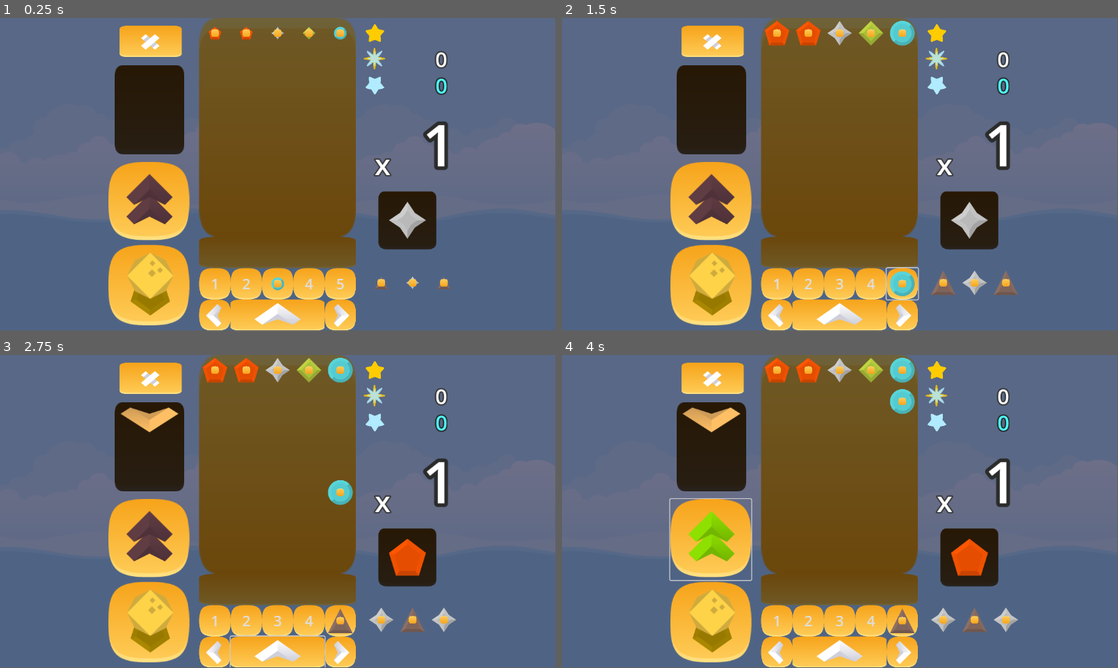
Above: before the commit, frames 1-4 (two rows, left to right).
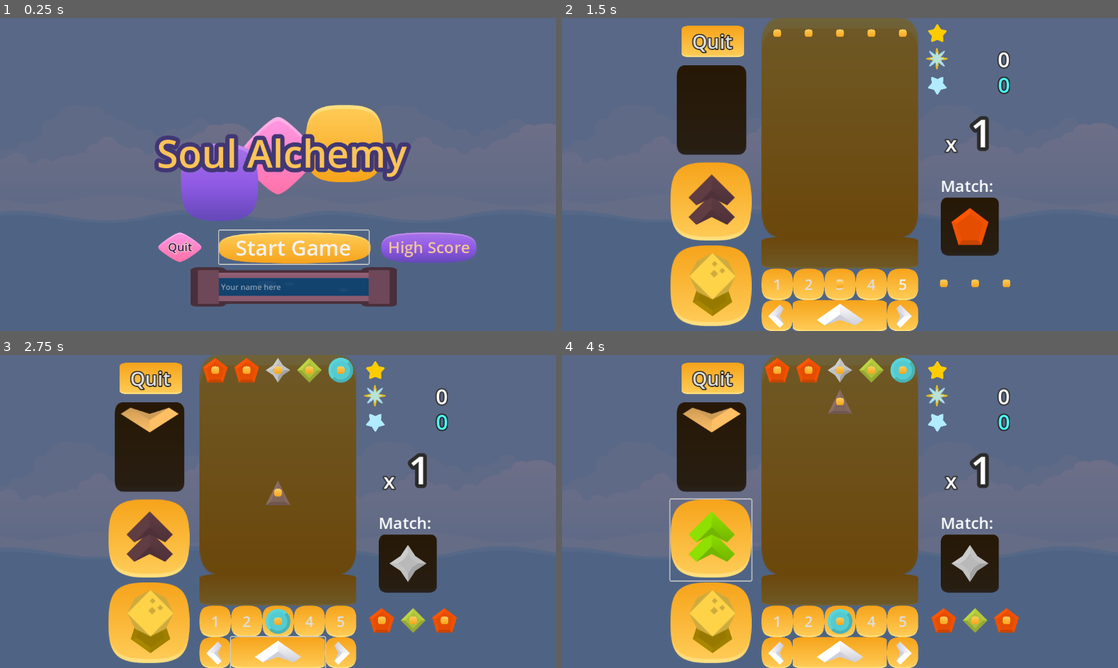
Above: after the commit, the same moments.

Repository: jefbt/SoulAlchemy
Game: Godot game, scene res://scenes/main_menu.tscn
Same seed, same stepped clock (60 frames per second), same inputs: the game is played once before the commit and once after it. Before the commit the project starts from res://scenes/game.tscn.
Inputs (mouse positions are in pixels of both pictures, inside the frame that each line leads up to):
- Up to frame 1 (0.25 s): no input
- Up to frame 2 (1.5 s): click (990, 246) at 0.5 s, where only the run after the commit has a clickable "High Score"; click (901, 296) at 1.25 s, where only the run after the commit has a clickable "Play Again"
- Up to frame 3 (2.75 s): click (278, 652) at 2 s
- Up to frame 4 (4 s): click (840, 652) at 2.75 s; click (712, 539) at 3.5 s
In our replay, the window is 799x449 before the commit and 800x450 after it. These sizes can differ from the game's own. Grey fills any space a smaller window leaves; there, only what the larger window draws over its background counts as a difference.

The runs differ from the first frame. In frame 1, 47% of the frame differs, in the area x 19-100%, y 0-100%; in frame 2, 6.0%; in frame 3, 6.0%; in frame 4, 6.1%.

Commit message:
beautify game screen

Diff:
--- a/project.godot
+++ b/project.godot
@@ -11,7 +11,7 @@
 [application]
 
 config/name="Soul Alchemy"
-run/main_scene="res://scenes/game.tscn"
+run/main_scene="res://scenes/main_menu.tscn"
 config/features=PackedStringArray("4.2", "GL Compatibility")
 config/icon="res://icon.svg"
 
@@ -19,6 +19,10 @@
 
 Globals="*res://scripts/globals.gd"
 Save="*res://scripts/save.gd"
+
+[display]
+
+window/stretch/mode="viewport"
 
 [filesystem]
 
--- a/scenes/game.tscn
+++ b/scenes/game.tscn
@@ -34,12 +34,12 @@
 outline_color = Color(0.133196, 0.133196, 0.133196, 1)
 
 [sub_resource type="LabelSettings" id="LabelSettings_m8qh1"]
-font_size = 120
+font_size = 80
 outline_size = 30
 outline_color = Color(0.169245, 0.169245, 0.169245, 1)
 
 [sub_resource type="LabelSettings" id="LabelSettings_bl4g0"]
-font_size = 60
+font_size = 44
 outline_size = 10
 outline_color = Color(0.190762, 0.190762, 0.190762, 1)
 
@@ -78,7 +78,7 @@
 [node name="SoulObjects" type="Node" parent="GameManager"]
 
 [node name="Target" type="Node2D" parent="GameManager"]
-position = Vector2(269.314, 95.6137)
+position = Vector2(269.314, 107.519)
 
 [node name="BGSprite" type="Sprite2D" parent="GameManager/Target"]
 modulate = Color(0.15645, 0.147, 0.21, 1)
@@ -187,6 +187,10 @@
 offset_top = -307.898
 offset_right = -231.247
 offset_bottom = -242.898
+theme_override_colors/font_outline_color = Color(0.0846899, 0.0846899, 0.0846899, 1)
+theme_override_constants/outline_size = 8
+theme_override_font_sizes/font_size = 40
+text = "Quit"
 flat = true
 icon_alignment = 1
 
@@ -247,6 +251,13 @@
 text = "5"
 flat = true
 icon_alignment = 1
+
+[node name="Label" type="Label" parent="GameManager/UI/UIPosition"]
+offset_left = 176.493
+offset_right = 284.493
+offset_bottom = 46.0
+theme_override_font_sizes/font_size = 33
+text = "Match:"
 
 [node name="AutoLaunchOn" type="Node2D" parent="GameManager/UI"]
 z_index = -8
@@ -612,9 +623,9 @@
 [node name="ScoreShadows" type="Label" parent="GameManager/UI/Score"]
 clip_contents = true
 custom_minimum_size = Vector2(168, 0)
-offset_top = 108.681
+offset_top = 106.975
 offset_right = 168.0
-offset_bottom = 169.681
+offset_bottom = 167.975
 theme_override_font_sizes/font_size = 60
 text = "0"
 label_settings = SubResource("LabelSettings_eycg6")
@@ -624,11 +635,10 @@
 
 [node name="Multiplier" type="Label" parent="GameManager/UI/Score"]
 clip_contents = true
-custom_minimum_size = Vector2(168, 0)
-offset_left = 16.6489
-offset_top = 178.681
-offset_right = 184.649
-offset_bottom = 343.681
+offset_left = -34.9417
+offset_top = 181.587
+offset_right = 133.058
+offset_bottom = 291.587
 theme_override_font_sizes/font_size = 60
 text = "1"
 label_settings = SubResource("LabelSettings_m8qh1")
@@ -637,7 +647,7 @@
 metadata/_edit_use_anchors_ = true
 
 [node name="MultiTimer" type="Node2D" parent="GameManager/UI/Score/Multiplier"]
-position = Vector2(57.205, 153.404)
+position = Vector2(89.6882, 108)
 
 [node name="Length" type="Node2D" parent="GameManager/UI/Score/Multiplier/MultiTimer"]
 
@@ -648,10 +658,10 @@
 texture = ExtResource("14_3k7yq")
 
 [node name="MultiX" type="Label" parent="GameManager/UI/Score"]
-offset_left = 16.6489
-offset_top = 178.681
-offset_right = 184.649
-offset_bottom = 343.681
+offset_left = 33.5154
+offset_top = 181.587
+offset_right = 201.515
+offset_bottom = 289.587
 theme_override_font_sizes/font_size = 60
 text = "x"
 label_settings = SubResource("LabelSettings_bl4g0")
@@ -705,6 +715,7 @@
 [node name="Icons" type="Node" parent="GameManager/UI"]
 
 [node name="GiveUpIcon" type="Sprite2D" parent="GameManager/UI/Icons"]
+visible = false
 z_index = -9
 position = Vector2(-264.238, -274.388)
 scale = Vector2(0.599999, 0.5)
--- a/scenes/high_score.tscn
+++ b/scenes/high_score.tscn
@@ -6,6 +6,10 @@
 [ext_resource type="Texture2D" uid="uid://c7ivf8wxpxr4b" path="res://assets/art/yellow_body_squircle.png" id="4_hshew"]
 [ext_resource type="Texture2D" uid="uid://bmeq7ox550f1q" path="res://assets/art/pink_body_rhombus.png" id="5_ys3xn"]
 [ext_resource type="Texture2D" uid="uid://bgws787suyx8s" path="res://assets/art/tileGrey_02.png" id="6_t127a"]
+[ext_resource type="Texture2D" uid="uid://bqhiq8p2o2lho" path="res://assets/art/particleYellow_6.png" id="7_6eij7"]
+[ext_resource type="Texture2D" uid="uid://6y7mu3vjeohj" path="res://assets/art/particleBlue_6.png" id="8_bfhtl"]
+[ext_resource type="Texture2D" uid="uid://hr5cx6qinrms" path="res://assets/art/particleYellow_3.png" id="9_svnjb"]
+[ext_resource type="Texture2D" uid="uid://enbuvaorlog7" path="res://assets/art/particleBlue_3.png" id="10_w4vtb"]
 
 [node name="HighScore" type="Node2D"]
 script = ExtResource("1_2dhqc")
@@ -30,8 +34,8 @@
 
 [node name="HighscoreLabel" type="Label" parent="Labels"]
 offset_top = 9.0
-offset_right = 1154.0
-offset_bottom = 56.0
+offset_right = 196.0
+offset_bottom = 93.0
 theme_override_font_sizes/font_size = 24
 text = "HIGHSCORE"
 horizontal_alignment = 1
@@ -282,5 +286,33 @@
 scale = Vector2(5.43164, 0.438204)
 texture = ExtResource("6_t127a")
 
+[node name="BalanceStarL" type="Sprite2D" parent="UI"]
+modulate = Color(1, 1, 1, 0.831373)
+z_index = -10
+position = Vector2(925.456, 29.1866)
+scale = Vector2(0.2, 0.2)
+texture = ExtResource("7_6eij7")
+
+[node name="BalanceStarS" type="Sprite2D" parent="UI"]
+modulate = Color(1, 1, 1, 0.831373)
+z_index = -10
+position = Vector2(925.456, 29.1866)
+rotation = 0.785398
+scale = Vector2(0.2, 0.2)
+texture = ExtResource("8_bfhtl")
+
+[node name="LightStar" type="Sprite2D" parent="UI"]
+z_index = -10
+position = Vector2(664.345, 27.4518)
+scale = Vector2(0.2, 0.2)
+texture = ExtResource("9_svnjb")
+
+[node name="LightShadows" type="Sprite2D" parent="UI"]
+z_index = -10
+position = Vector2(790.544, 30.0505)
+scale = Vector2(0.2, 0.2)
+texture = ExtResource("10_w4vtb")
+flip_v = true
+
 [connection signal="pressed" from="Buttons/MainMenuButton" to="." method="_on_main_menu_button_pressed"]
 [connection signal="pressed" from="Buttons/PlayAgainButton" to="." method="_on_play_again_button_pressed"]
--- a/scripts/game_manager.gd
+++ b/scripts/game_manager.gd
@@ -96,7 +96,6 @@
 	change_mode(mode)
 	set_auto_launch(auto_launch)
 	add_falling_line()
-	add_falling_line()
 	start_queue()
 	update_drop_symbols()
 	score_update()
@@ -267,6 +266,10 @@
 	if falling_objects.keys().has(row):
 		b_line = falling_objects[row]
 	row += 1
+	if topmost_position > falling_start_y:
+		topmost_position = falling_start_y
+	if falling_objects.size() == 0:
+		row = 0
 	for lane in grid_count_x: line[lane] = null
 	for lane in grid_count_x:
 		var new_obj = SOUL_OBJECT.instantiate()
Not shown: 1 places in scenes/high_score.tscn that only renumber resources
